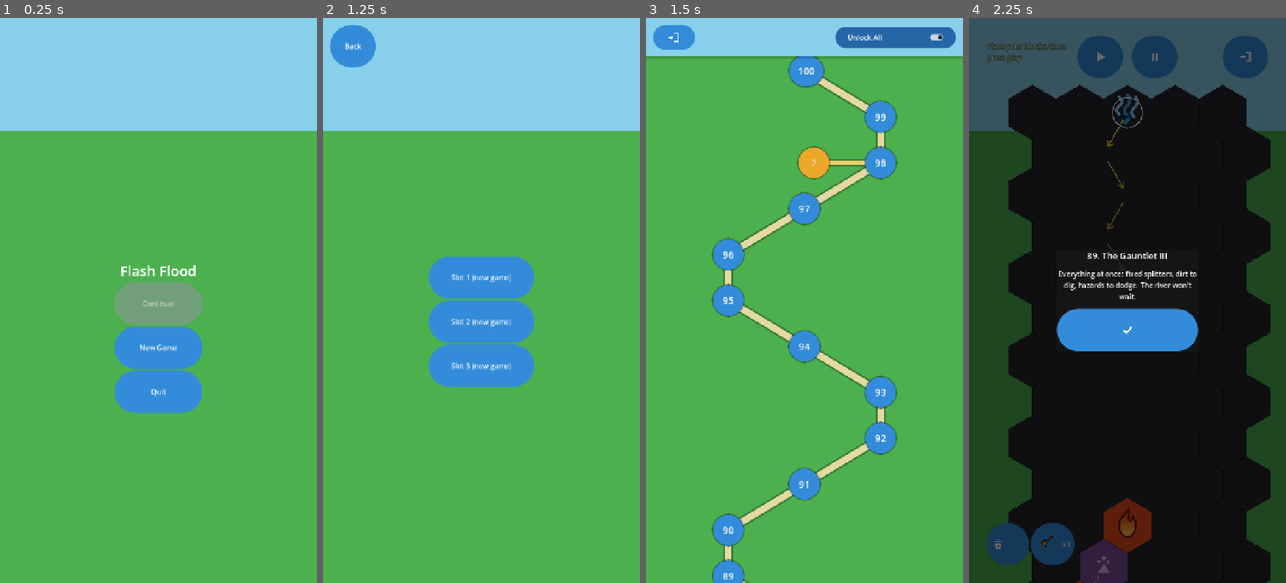
Above: before the commit, frames 1-4 (left to right).
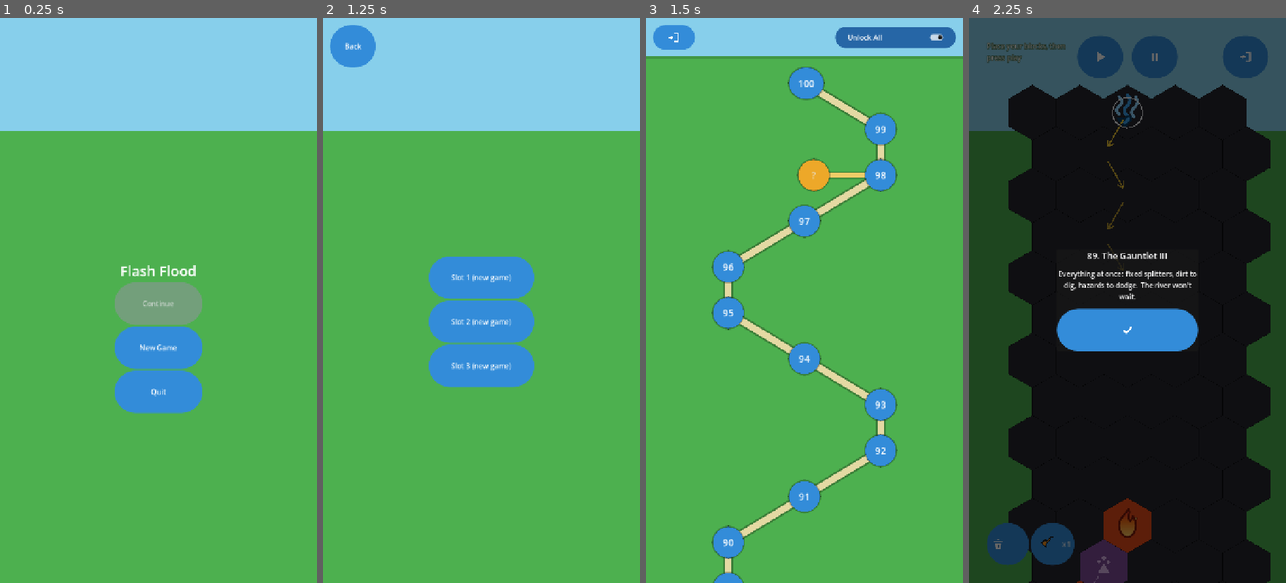
Above: after the commit, the same moments.

Repository: jitternoise/sunny_balcony
Game: Godot game, scene res://scenes/MainMenu.tscn
Same seed, same stepped clock (60 frames per second), same inputs: the game is played once before the commit and once after it.
Inputs (mouse positions are in pixels of both pictures, inside the frame that each line leads up to):
- Up to frame 1 (0.25 s): no input
- Up to frame 2 (1.25 s): click "New Game" at 0.5 s
- Up to frame 3 (1.5 s): click "Slot 1 (new game)" at 1.25 s
- Up to frame 4 (2.25 s): click (1051, 577) at 2 s, where only the run before the commit has a clickable "89"

Frames 1-2 are identical in both runs. In frame 3, 11% of the frame differs, in the area x 20-80%, y 6-100%; in frame 4, nothing differs.

Commit message:
Cancel a queued block on tap, and stop the header clipping the top node
Findings 31 and 24 of handheld-audit.md.

Tapping a block you just placed now cancels it while it is still queued.
Post-Start a placement sits in pending_placements until the next PLACEMENT
beat, so for up to a full measure the block exists only as the ghost
_draw_cell() paints. _handle_tap() tested placed_blocks alone, so the undo
affordance was dead for exactly the second in which a player notices the
mistake: tap a hex, watch the ghost appear, realise it is one row off, tap
it again, nothing happens.

Uses block_anchors rather than pending_placements because place_block()
writes it at queue time for every cell of the footprint, so this also
picks up either half of a 2-wide Wall. remove_block() already knew how to
cancel a queued placement, refunding once rather than once per cell --
only the guard in front of it was wrong.

Checked the regression that widening a condition invites: a stale anchor
would make an empty cell swallow taps forever. It cannot happen -- every
removal path erases block_anchors, immediately pre-Start and in
resolve_placement_phase() for a queued one -- so the only cells with an
anchor and no placed_blocks entry are precisely the pending placements
this is meant to catch. Pinned with a check that a cancelled cell still
accepts a new placement.

MAP_MARGIN_TOP 120 -> 148. Level Select's HeaderBar is screen chrome drawn
over the ScrollContainer rather than a sibling that pushes it down, so the
map must leave room by hand and didn't. 88 (bar) + 38 (node half) + 11
(badge overhang) = 137, plus breathing room.

tests/VerifyUndoAndHeader.tscn, 14 checks. Its first version was too weak:
it measured the top node's rect and passed at y=110, but an uncompleted
level has no badge, so it was measuring the node edge alone and never
touched the overhang the finding was about. It now completes level 100
first so a check badge exists, and asserts the node has a child before
trusting the measurement -- which turned a soft pass into the real number,
y=71 against an 88-tall bar, 17 units of badge clipped, matching the
audit's "17 of the 32 units" exactly. Now y=99.

Verified against the old code: 4 failures without the fixes, 0 with.

All eleven suites pass, solution book unchanged at 88 / 11 / 1,
BoardSnapshots 0 of 10 changed.

Co-Authored-By: Claude Opus 5 <noreply@anthropic.com>

Diff:
--- a/game/scripts/gameplay/Level.gd
+++ b/game/scripts/gameplay/Level.gd
@@ -965,7 +965,23 @@
 	# "undo a placement" affordance, and it works in real time whether or
 	# not water is actively flowing. Only an empty cell with something
 	# selected falls through to placing a new block.
-	if board.placed_blocks.has(coord):
+	#
+	# block_anchors, not just placed_blocks. Post-Start a placement is QUEUED
+	# until the next PLACEMENT beat, so for up to a full measure the block
+	# exists only in pending_placements -- visibly, as the ghost _draw_cell()
+	# paints. Testing placed_blocks alone meant the undo affordance was dead
+	# for exactly that measure: the player taps a hex, sees the ghost appear,
+	# realises within the same second that it is one row off, taps it again
+	# and nothing happens. block_anchors is written at queue time by
+	# place_block() for every cell of the footprint, so this also picks up
+	# either half of a 2-wide Wall, and remove_block() already knows how to
+	# cancel a pending placement (it refunds once, not once per cell).
+	#
+	# Safe against stale entries: every removal path erases block_anchors --
+	# immediately pre-Start, and in resolve_placement_phase() for a queued
+	# one -- so the only cells with an anchor and no placed_blocks entry are
+	# precisely the pending placements this is meant to catch.
+	if board.placed_blocks.has(coord) or board.block_anchors.has(coord):
 		if board.remove_block(coord):
 			_refresh_inventory_labels()
 		return
--- a/game/scripts/ui/LevelSelect.gd
+++ b/game/scripts/ui/LevelSelect.gd
@@ -144,7 +144,16 @@
 ## map at 720 would strand it against the left edge of a wider screen with
 ## dead grass down the right.
 const MAP_DESIGN_WIDTH := 720.0
-const MAP_MARGIN_TOP := 120.0
+## Clear space above the topmost node, and it has to clear the HeaderBar --
+## which is screen chrome drawn over the ScrollContainer, not part of the
+## scrolling content, so the map has to leave room for it rather than being
+## pushed down by it. At 120 the top node's own edge (centre - NODE_SIZE/2 =
+## 120 - 38 = 82) sat behind an 88-tall bar, and its completion badge, which
+## overhangs the node by BADGE_SIZE * 0.34 ~= 11, was clipped to a half-disc.
+## 88 (bar) + 38 (node half) + 11 (badge overhang) = 137, plus breathing room.
+## Note the safe-area inset is added on top of this separately, so a notch
+## does not eat into it.
+const MAP_MARGIN_TOP := 148.0
 const MAP_MARGIN_BOTTOM := 110.0
 const HEADER_HEIGHT := 40.0 # height of a chapter-name marker
 
--- /dev/null
+++ b/game/tests/VerifyUndoAndHeader.gd
@@ -0,0 +1,144 @@
+extends Node
+
+## Two unrelated fixes that are both cheap to regress. From the game/ dir:
+##   godot --headless res://tests/VerifyUndoAndHeader.tscn
+##
+## 1. Cancelling a placement that is still QUEUED. Post-Start a placement sits
+##    in pending_placements until the next PLACEMENT beat, so for up to a full
+##    measure the block exists only as the ghost _draw_cell() paints. The tap
+##    handler tested placed_blocks alone, so the undo affordance was dead for
+##    exactly the second in which a player notices the mistake.
+##
+## 2. Level Select's HeaderBar is screen chrome drawn OVER the scrolling map,
+##    not a sibling that pushes it down, so MAP_MARGIN_TOP has to clear it by
+##    hand. It didn't: the top node's edge and half its badge sat behind the
+##    bar. Measured here from real node rects rather than from the constants,
+##    so changing NODE_SIZE, BADGE_SIZE or the bar's height re-checks itself.
+##
+## Uses a scratch save slot, not slot 0 -- see the warning in CLAUDE.md.
+
+const TEST_SLOT := 97
+
+var _failures := 0
+
+
+func _check(cond: bool, what: String) -> void:
+	if cond:
+		print("  ok   ", what)
+	else:
+		_failures += 1
+		printerr("  FAIL ", what)
+
+
+func _tap(level: Node, board: HexBoard, coord: Vector2i) -> void:
+	level._handle_tap(board.to_global(Hex.axial_to_pixel(coord)))
+
+
+func _ready() -> void:
+	GameState.load_slot(TEST_SLOT)
+	GameState.debug_unlock_all = true
+
+	print("Cancelling a queued placement")
+	GameState.pending_level_path = "res://data/levels/level_001.tres"
+	var level: Node = load("res://scenes/Level.tscn").instantiate()
+	add_child(level)
+	for i in range(6):
+		await get_tree().process_frame
+	level.get_node("UI/IntroPanel/Center/Panel/VBox/GotItButton").pressed.emit()
+	await get_tree().process_frame
+
+	var board: HexBoard = level.get_node("Board")
+	var block_id: String = board.level_data.starting_inventory.keys()[0]
+	board.selected_block_id = block_id
+	var stock: int = board.inventory.get(block_id, 0)
+	_check(stock > 0, "the level ships stock of %s (precondition)" % block_id)
+
+	# Start, so placements queue rather than landing immediately.
+	level._on_start_pressed()
+	_check(board.started, "the level has started (precondition)")
+
+	# Find an empty, placeable cell.
+	var target := Vector2i(0, 0)
+	for c in board._playable_cells:
+		if not board.placed_blocks.has(c) and not board.block_anchors.has(c) \
+				and board.cell_terrain.get(c, "empty") == "empty":
+			target = c
+			break
+
+	_tap(level, board, target)
+	_check(board.pending_placements.has(target),
+		"the tap queues a placement (it is not on the board yet)")
+	_check(not board.placed_blocks.has(target),
+		"...and placed_blocks is still empty there (precondition)")
+	_check(board.inventory.get(block_id, 0) == stock - 1,
+		"the block was taken from inventory at queue time")
+
+	# The fix: a second tap on the ghost cancels it, without waiting a measure.
+	_tap(level, board, target)
+	_check(not board.pending_placements.has(target),
+		"a second tap cancels the queued placement")
+	_check(not board.block_anchors.has(target), "and releases the cell")
+	_check(board.inventory.get(block_id, 0) == stock,
+		"and refunds it exactly once (%d back to %d)"
+			% [stock - 1, board.inventory.get(block_id, 0)])
+
+	print("Tapping an empty cell still places, it is not swallowed")
+	# The regression risk of widening that condition: a stale anchor would
+	# make an empty cell eat taps forever.
+	_tap(level, board, target)
+	_check(board.pending_placements.has(target), "the cell still accepts a placement")
+	_tap(level, board, target)
+
+	level.queue_free()
+	remove_child(level)
+	await get_tree().process_frame
+
+	print("Level Select's header does not clip the top node")
+	# Complete the last level so its node carries a check badge. Without one
+	# the top node has no children at all and this check measures only the
+	# node's own edge -- missing the badge overhang, which is the part that
+	# was actually being clipped. In-memory only; no save is written.
+	GameState.completed_levels[100] = true
+	var select: Node = load("res://scenes/LevelSelect.tscn").instantiate()
+	add_child(select)
+	for i in range(8):
+		await get_tree().process_frame
+	var header: ColorRect = select.get_node("HeaderBar")
+	var map_root: Control = select.get_node("ScrollContainer/MapRoot")
+	var scroll: ScrollContainer = select.get_node("ScrollContainer")
+
+	# The topmost node is the highest-numbered slot: smallest y in map space.
+	var top_node: Control = null
+	for c in map_root.get_children():
+		if c is Control and (c.name.begins_with("level_") or c.name.begins_with("slot_")):
+			if top_node == null or (c as Control).position.y < top_node.position.y:
+				top_node = c
+	_check(top_node != null, "found the topmost map node (%s)"
+		% (top_node.name if top_node else "none"))
+	_check(top_node.get_child_count() > 0,
+		"...and it carries a badge, so the overhang is really being measured")
+
+	# Its badge overhangs upward, so measure the union of node and children.
+	var top_edge: float = top_node.position.y
+	for child in top_node.get_children():
+		if child is Control:
+			top_edge = minf(top_edge, top_node.position.y + (child as Control).position.y)
+
+	# Convert to screen space: scrolled to the very top, map y == screen y.
+	scroll.scroll_vertical = 0
+	await get_tree().process_frame
+	var on_screen: float = top_edge - scroll.scroll_vertical
+	_check(on_screen >= header.size.y,
+		"its topmost pixel (y=%.0f) clears the %.0f-tall header bar"
+			% [on_screen, header.size.y])
+
+	select.queue_free()
+	remove_child(select)
+	await get_tree().process_frame
+	GameState.delete_slot(TEST_SLOT)
+
+	if _failures == 0:
+		print("UNDO AND HEADER PASS")
+	else:
+		printerr("UNDO AND HEADER FAIL: %d failure(s)" % _failures)
+	get_tree().quit(1 if _failures > 0 else 0)
--- /dev/null
+++ b/game/tests/VerifyUndoAndHeader.tscn
@@ -0,0 +1,6 @@
+[gd_scene load_steps=2 format=3]
+
+[ext_resource type="Script" path="res://tests/VerifyUndoAndHeader.gd" id="1"]
+
+[node name="VerifyUndoAndHeader" type="Node"]
+script = ExtResource("1")
Not shown, changed: CLAUDE.md
Not shown, changed: dev-progress.md
